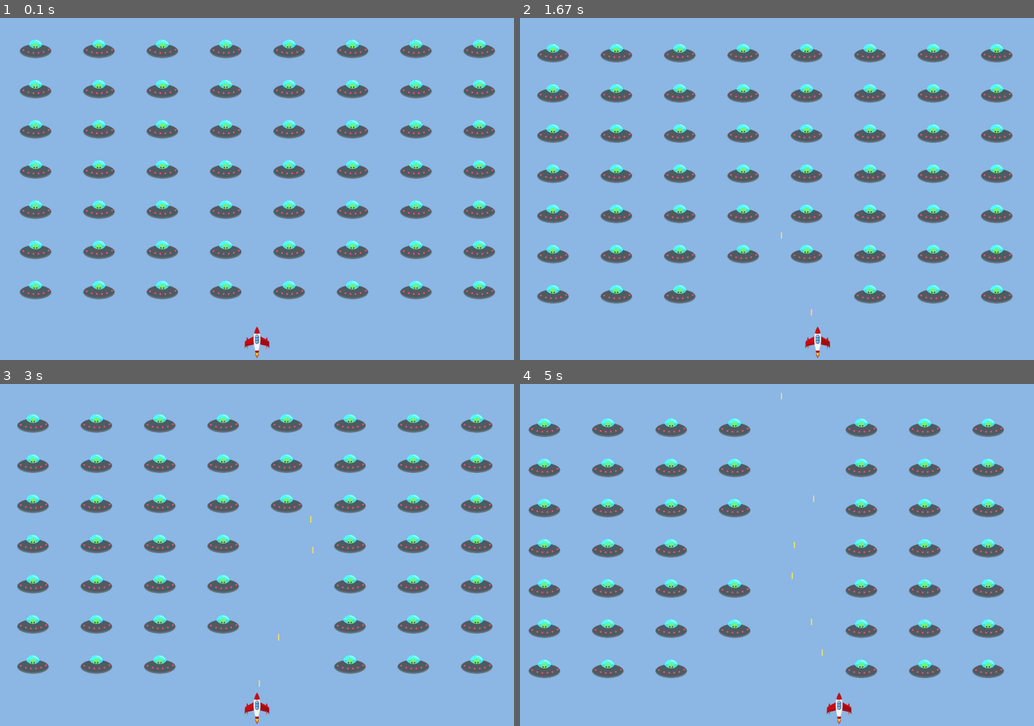
Above: before the commit, frames 1-4 (two rows, left to right).
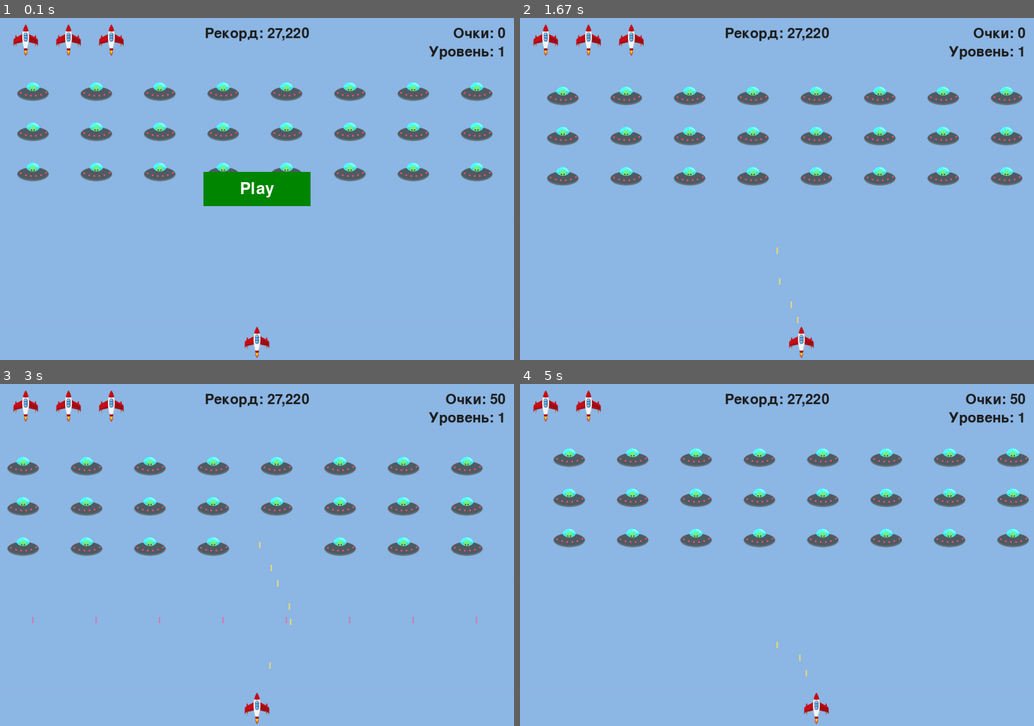
Above: after the commit, the same moments.

Repository: marseldev-bit/Projects
Game: pygame game, started from SpaceWar/SpaceWar.py
Two runs of this game, one before a commit and one after it. Both use one fixed random seed, a clock stepped at 60 frames per second and the inputs below.
Inputs (mouse positions are in pixels of both pictures, inside the frame that each line leads up to):
- Up to frame 1 (0.1 s): no input
- Up to frame 2 (1.67 s): click (777, 189) at 0.38 s, where only the run after the commit has a clickable "Play"; tap Space at 0.67, 1.07, 1.37, 1.57 s; hold Right 1-1.47 s; hold Right from 1.5 s (still down)
- Up to frame 3 (3 s): tap Space at 1.87, 2.07, 2.37, 2.63, 2.93 s; release Right at 1.97 s; hold Left 2-2.53 s; hold Left 2.57-2.97 s
- Up to frame 4 (5 s): hold Right 3-3.63 s; tap Space at 3.07, 3.37, 3.73, 4.03, 4.23, 4.53, 4.73 s; hold Left 3.67-4.13 s; hold Right 4.17-4.63 s; hold Right from 4.67 s (still down)

The runs differ from the first frame. In frame 1, 15% of the frame differs, in the area x 2-99%, y 1-83%; in frame 2, 15%; in frame 3, 14%; in frame 4, 18%, in the area x 1-99%, y 1-100%.

Commit message:
SpaceWar 1.0

Diff:
--- a/SpaceWar/SpaceWar.py
+++ b/SpaceWar/SpaceWar.py
@@ -1,11 +1,15 @@
 import sys
+from pathlib import Path
 from time import sleep
 import pygame
 from settings import Settings
 from ship import Ship
 from bullet import Bullet
+from alienBullet import alienBullet
 from alien import Alien
 from gameStats import GameStats
+from button import Button
+from scoreboard import Scoreboard
 
 class AlienInvasion:
     """Управление ресурсами и поведением игры"""
@@ -17,37 +21,76 @@
         self.set = Settings()
         self.screen = pygame.display.set_mode((self.set.screenWidth, self.set.screenHeight))
         pygame.display.set_caption("Alien Invasion")
+        self.recordFile = Path('record.txt')
         self.stats = GameStats(self)
         self.ship = Ship(self)
         self.bullets = pygame.sprite.Group()
+        self.alienBullets = pygame.sprite.Group()
         self.aliens = pygame.sprite.Group()
-        self.gameActive = True
+        self.gameActive = False
+        self.playButton = Button(self, "Play")
+        self.difficulty = 1
+        self.isSetDifficulty = False
+        self.sb = Scoreboard(self)
+        self.count = 0
 
         self._create_fleet()
 
     def runGame(self):
         """Запускает основной цикл игры"""
-
         while True:
             self._check_events()
             if self.gameActive:
                 self.ship.update()
-                self._update_bullets()
                 self._update_aliens()
+                self.update_bullets(self.count)
+                if not self.alienBullets:
+                    self.count += 1
             self._update_screen()
             self.clock.tick(60)
 
     def _check_events(self):
         # Отслеживание событий клавиатуры и мыши
         for event in pygame.event.get():
-                if event.type == pygame.QUIT: sys.exit()
+                if event.type == pygame.QUIT:
+                    self.saveRecord()
+                    sys.exit()
                 elif event.type == pygame.KEYDOWN:
+                    if not self.gameActive and not self.isSetDifficulty:
+                        self.setDifficulty(event)
+                        self.isSetDifficulty = True
+                    if not self.gameActive and self.isSetDifficulty:
+                        if event.key == pygame.K_p:
+                            self._check_play_button()
                     if event.key == pygame.K_q:
+                        self.saveRecord()
                         sys.exit()
                     else: self._check_keydown(event)
+
                 elif event.type == pygame.KEYUP:
                     self._check_keyup(event)
-
+                elif event.type == pygame.MOUSEBUTTONDOWN:
+                    if self.playButton.rect.collidepoint(pygame.mouse.get_pos()) and not self.gameActive:
+                        self._check_play_button()
+
+    def setDifficulty(self, event):
+        if event.key == pygame.K_1:
+            self.difficulty = 1
+        elif event.key == pygame.K_2:
+            self.difficulty = 2
+        elif event.key == pygame.K_3:
+            self.difficulty = 3
+
+    def _check_play_button(self):
+        self.stats.reset_stats()
+        self.sb.prep()
+        self.gameActive = True
+        self.bullets.empty()
+        self.aliens.empty()
+        pygame.mouse.set_visible(False)
+        self.set.init_dynamic_set()
+        self.sb.difficulty(self.difficulty)
+        self._create_fleet()
 
     def _check_keydown(self, event):
         if event.key == pygame.K_RIGHT:
@@ -68,26 +111,56 @@
             new_bullet = Bullet(self)
             self.bullets.add(new_bullet)
 
-    def _update_bullets(self):
+    def _update_ship_bullets(self):
         self.bullets.update()
         for bullet in self.bullets.copy():
             if bullet.rect.bottom <= 0:
                 self.bullets.remove(bullet)
         self._alien_bullet_collisions()
 
+    def _update_alien_bullets(self, count):
+        self.alienBullets.update()
+        for bullet in self.alienBullets.copy():
+            if bullet.rect.top >= self.screen.get_rect().bottom:
+                self.alienBullets.empty()
+                break
+        if count == 100:
+            for alien in self.aliens.sprites():
+                if alien.isShooter:
+                    self._create_alienBullet(alien)
+            self.count = 0
+
+        self._ship_alienBullet_collision()
+
+    def update_bullets(self, count):
+        self._update_alien_bullets(count)
+        self._update_ship_bullets()
+
     def _alien_bullet_collisions(self):
         collisions = pygame.sprite.groupcollide(self.bullets, self.aliens, True, True)
+        if collisions:
+            for coll in collisions.values():
+                self.stats.score += self.set.alien_points * len(coll)
+            self.sb.prep_score()
+            self.sb.check_record()
         if not self.aliens:
-            self.bullets.empty()
-            self._create_fleet()
+            self.startNewLevel()
+
+    def _ship_alienBullet_collision(self):
+        collisions = pygame.sprite.spritecollide(self.ship, self.alienBullets, False)
+        if collisions:
+            self._ship_hit()
 
     def _create_fleet(self):
         alien = Alien(self)
-        currentTop = alien.y
-        while currentTop < (self.set.screenHeight - (alien.rect.height * 3)):
+        currentTop = 150
+        isShooter = False
+        while currentTop < (self.set.screenHeight - (alien.rect.height * 10)):
+            if currentTop + alien.rect.height + alien.y >= self.set.screenHeight - (alien.rect.height * 10):
+                isShooter = True
             currentLeft = alien.x
             while currentLeft < (self.set.screenWidth - (alien.rect.width + alien.x)):
-                self._create_alien(currentLeft, currentTop)
+                self._create_alien(currentLeft, currentTop, isShooter)
                 currentLeft += 2 * alien.rect.width
             currentTop += alien.rect.height + alien.y
 
@@ -102,11 +175,18 @@
             alien.rect.y += self.set.fleet_drop_speed
         self.set.fleet_direction *= -1
 
-    def _create_alien(self, left, top):
+    def _create_alien(self, left, top, isShooter):
         newAlien = Alien(self)
         newAlien.rect.left = left
         newAlien.rect.top = top
+        if isShooter:
+            newAlien.isShooter = True
         self.aliens.add(newAlien)
+
+    def _create_alienBullet(self, alien):
+        newAlienBullet = alienBullet(self)
+        newAlienBullet.setPos(alien.rect.bottom, alien.rect.centerx)
+        self.alienBullets.add(newAlienBullet)
 
     def _update_aliens(self):
         self._check_fleet_edges()
@@ -124,22 +204,44 @@
     def _ship_hit(self):
         if self.stats.ships_left > 0:
             self.stats.ships_left -= 1
+            self.sb.prep_ships()
             self.aliens.empty()
             self.bullets.empty()
+            self.alienBullets.empty()
             self._create_fleet()
             self.ship.center_ship()
             sleep(0.5)
         else:
+            self.isSetDifficulty = False
             self.gameActive = False
+            pygame.mouse.set_visible(True)
 
     def _update_screen(self):
         self.screen.fill(self.set.bg)
         for bullet in self.bullets.sprites():
             bullet.showBullet()
+        for bullet in self.alienBullets.sprites():
+            bullet.showAlienBullet()
         self.ship.blitme()
         self.aliens.draw(self.screen)
+        self.sb.show_score()
+        if not self.gameActive:
+            self.playButton.drawButton()
         # Отображение последнего прорисованного экрана
         pygame.display.flip()
+
+    def saveRecord(self):
+        self.recordFile.write_text(str(self.stats.record))
+
+    def getRecord(self):
+        return int(self.recordFile.read_text())
+
+    def startNewLevel(self):
+        self.bullets.empty()
+        self._create_fleet()
+        self.set.increase_speed()
+        self.stats.level += 1
+        self.sb.prep_level()
 
 
 
--- a/SpaceWar/alien.py
+++ b/SpaceWar/alien.py
@@ -12,6 +12,7 @@
         self.rect = self.image.get_rect()
         self.x = 40
         self.y = 50
+        self.isShooter = False
 
         self.rect.left = self.x
         self.rect.top =  self.y
@@ -19,6 +20,5 @@
     def check_edges(self):
         return (self.rect.left <= 0) or (self.rect.right >= self.screenRect.right)
 
-
     def update(self):
         self.rect.x += (self.set.alien_speed * self.set.fleet_direction)
--- /dev/null
+++ b/SpaceWar/alienBullet.py
@@ -0,0 +1,22 @@
+import pygame
+from pygame.sprite import Sprite
+
+class alienBullet(Sprite):
+    def __init__(self, aiGame):
+        super().__init__()
+        self.game = aiGame
+        self.screen = self.game.screen
+        self.set = self.game.set
+        self.color = self.set.alienBullet_color
+
+        self.rect = pygame.Rect(0, 0, self.set.bullet_width, self.set.bullet_height)
+
+    def update(self):
+        self.rect.y += self.set.bullet_speed
+
+    def showAlienBullet(self):
+        pygame.draw.rect(self.screen, self.color, self.rect)
+
+    def setPos(self, bottom, centerx):
+        self.rect.bottom = bottom
+        self.rect.centerx = centerx
--- a/SpaceWar/bullet.py
+++ b/SpaceWar/bullet.py
@@ -14,8 +14,8 @@
         self.y = float(self.rect.y)
 
     def update(self):
-        self.y -= self.set.bullet_speed
-        self.rect.y = self.y
+            self.y -= self.set.bullet_speed
+            self.rect.y = self.y
 
     def showBullet(self):
         pygame.draw.rect(self.screen, self.color, self.rect)
--- /dev/null
+++ b/SpaceWar/button.py
@@ -0,0 +1,26 @@
+import pygame.font
+
+
+class Button:
+    def __init__(self, aiGame, msg):
+        self.screen = aiGame.screen
+        self.screenRect = self.screen.get_rect()
+
+        self.width, self.height = 250, 80
+        self.buttonColor = (0, 135, 0)
+        self.textColor = (255, 255, 255)
+        self.font = pygame.font.SysFont(None, 56)
+
+        self.rect = pygame.Rect(0, 0, self.width, self.height)
+        self.rect.center = self.screenRect.center
+
+        self.prep_msg(msg)
+
+    def prep_msg(self, msg):
+        self.msgImage = self.font.render(msg, True, self.textColor, self.buttonColor)
+        self.msgImageRect = self.msgImage.get_rect()
+        self.msgImageRect.center = self.rect.center
+
+    def drawButton(self):
+        self.screen.fill(self.buttonColor, self.rect)
+        self.screen.blit(self.msgImage, self.msgImageRect)
--- a/SpaceWar/gameStats.py
+++ b/SpaceWar/gameStats.py
@@ -1,7 +1,10 @@
 class GameStats:
     def __init__(self, aiGame):
         self.set = aiGame.set
+        self.record = aiGame.getRecord()
         self.reset_stats()
 
     def reset_stats(self):
         self.ships_left = self.set.ship_limit
+        self.score = 0
+        self.level = 1
--- /dev/null
+++ b/SpaceWar/record.txt
@@ -0,0 +1 @@
+27216
--- /dev/null
+++ b/SpaceWar/scoreboard.py
@@ -0,0 +1,72 @@
+import pygame.font
+from pygame.sprite import Sprite
+from ship import Ship
+
+class Scoreboard:
+    def __init__(self, aiGame):
+        self.screen = aiGame.screen
+        self.screenRect = self.screen.get_rect()
+        self.set = aiGame.set
+        self.stats = aiGame.stats
+        self.game = aiGame
+
+        self.text_color = (30, 30, 30)
+        self.font = pygame.font.SysFont(None, 48)
+
+        self.prep()
+
+    def prep_score(self):
+        self.score_image = self.font.render(f"Очки: {round(self.stats.score, -1):,}", True, self.text_color, self.set.bg)
+        self.score_rect = self.score_image.get_rect()
+        self.score_rect.right = self.screenRect.right - 20
+        self.score_rect.top = 20
+
+    def prep_record(self):
+        record = round(self.stats.record, -1)
+        self.record_image = self.font.render(f"Рекорд: {record:,}", True, self.text_color, self.set.bg)
+        self.record_rect = self.record_image.get_rect()
+        self.record_rect.centerx = self.screenRect.centerx
+        self.record_rect.top = self.score_rect.top
+
+    def show_score(self):
+        self.screen.blit(self.score_image, self.score_rect)
+        self.screen.blit(self.record_image, self.record_rect)
+        self.screen.blit(self.level_image, self.level_rect)
+        self.ships.draw(self.screen)
+
+    def check_record(self):
+        if self.stats.score > self.stats.record:
+            self.stats.record = self.stats.score
+            self.prep_record()
+
+    def prep_level(self):
+        self.level_image = self.font.render(f"Уровень: {str(self.stats.level)}", True, self.text_color, self.set.bg)
+        self.level_rect = self.level_image.get_rect()
+        self.level_rect.right = self.score_rect.right
+        self.level_rect.top = self.score_rect.bottom + 10
+
+    def difficulty(self, level):
+        if level == 2:
+            for i in range(3):
+                self.set.increase_speed()
+            self.stats.level += 2
+            self.prep_level()
+        elif level == 3:
+            for i in range(5):
+                self.set.increase_speed()
+            self.stats.level += 4
+            self.prep_level()
+
+    def prep_ships(self):
+        self.ships = pygame.sprite.Group()
+        for number in range(self.stats.ships_left):
+            ship = Ship(self.game)
+            ship.rect.x = 10 + number * ship.rect.width
+            ship.rect.y = 10
+            self.ships.add(ship)
+
+    def prep(self):
+        self.prep_score()
+        self.prep_record()
+        self.prep_level()
+        self.prep_ships()
--- a/SpaceWar/settings.py
+++ b/SpaceWar/settings.py
@@ -5,13 +5,27 @@
         self.screenWidth = 1200
         self.screenHeight = 800
         self.bg = (142, 184, 229)
-        self.shipSpeed = 2.5
         self.ship_limit = 3
-        self.bullet_speed = 6.0
         self.bullet_width = 3
         self.bullet_height = 15
         self.bullet_color = (242, 221, 110)
+        self.alienBullet_color = (214, 122, 177)
         self.bullets_allowed = 5
+        self.fleet_drop_speed = 10
+        self.speedup_scale = 1.3
+        self.score_scale = 1.5
+
+        self.init_dynamic_set()
+
+    def init_dynamic_set(self):
+        self.shipSpeed = 1.5
         self.alien_speed = 1.0
-        self.fleet_drop_speed = 10
+        self.bullet_speed = 3.0
         self.fleet_direction = 1
+        self.alien_points = 50
+
+    def increase_speed(self):
+        self.shipSpeed *= self.speedup_scale
+        self.bullet_speed *= self.speedup_scale
+        self.alien_speed *= self.speedup_scale
+        self.alien_points = int(self.alien_points * self.score_scale)
--- a/SpaceWar/ship.py
+++ b/SpaceWar/ship.py
@@ -1,10 +1,12 @@
 import pygame
+from pygame.sprite import Sprite
 
-class Ship:
+class Ship(Sprite):
     """Класс для управления кораблем"""
 
     def __init__(self, aiGame):
         """Инициализирует корабль и задает его начальную позицию"""
+        super().__init__()
         self.screen = aiGame.screen
         self.screenRect = aiGame.screen.get_rect()
         self.set = aiGame.set
